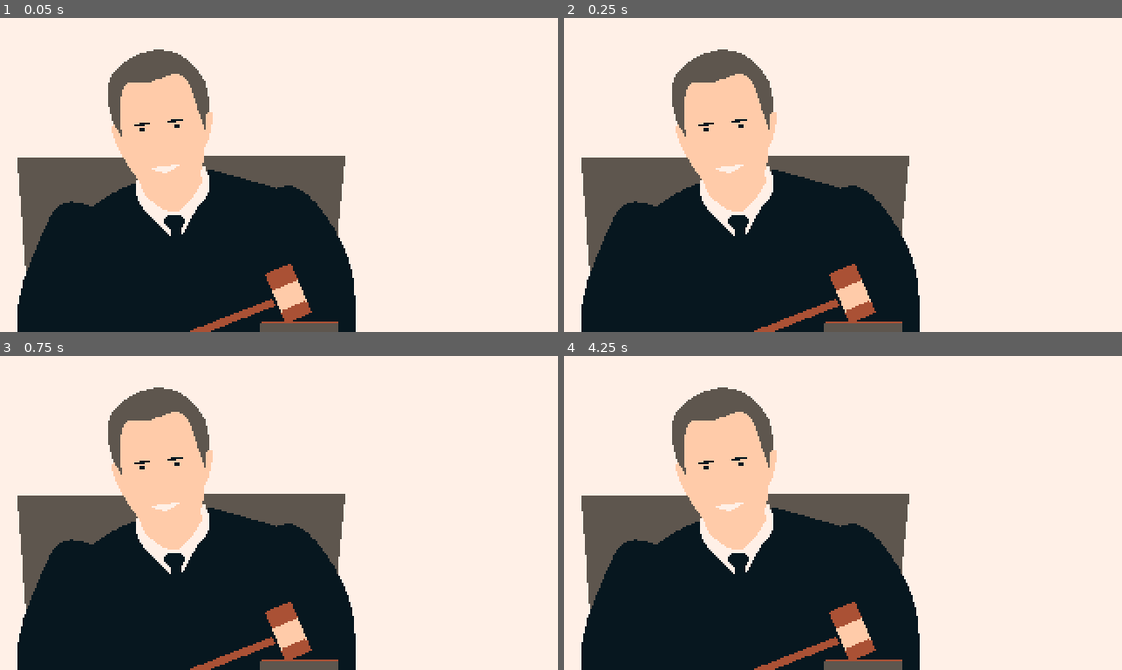
Above: before the commit, frames 1-4 (two rows, left to right).
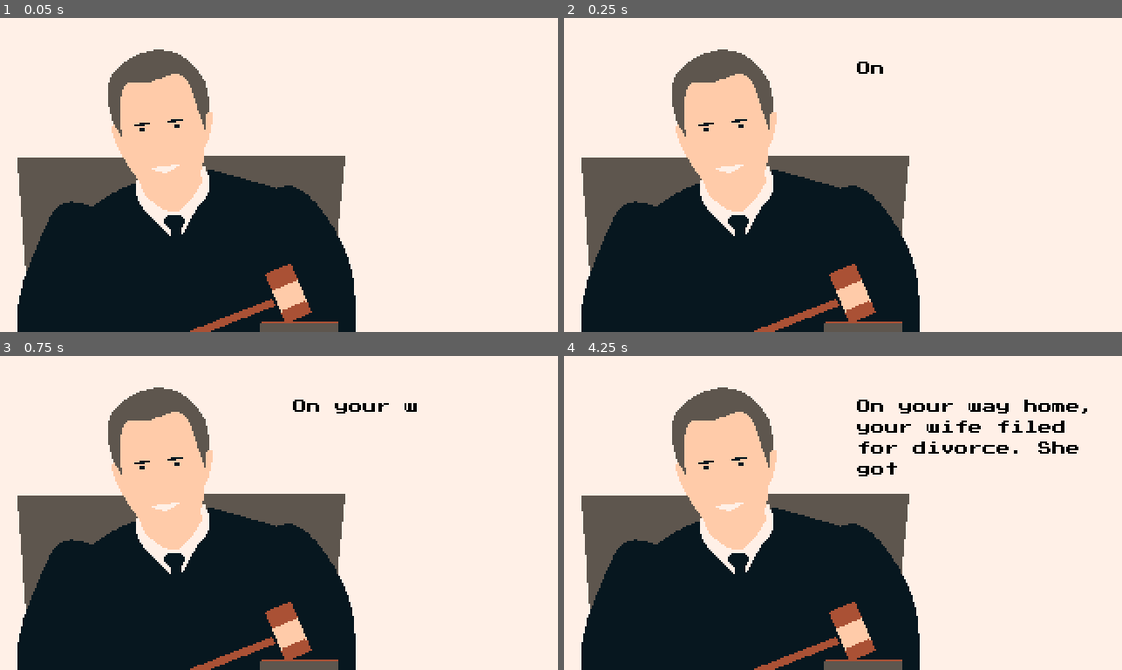
Above: after the commit, the same moments.

Repository: qhoang85/LD47
Game: Godot game, scene res://scenes/ending.tscn
Two runs of this game, one before a commit and one after it. Both use one fixed random seed, a clock stepped at 60 frames per second and the inputs below. This scene is started directly instead of the project's main scene.
Inputs (mouse positions are in pixels of both pictures, inside the frame that each line leads up to):
- Up to frame 1 (0.05 s): no input
- Up to frame 2 (0.25 s): no input
- Up to frame 3 (0.75 s): move the mouse to (401, 497) at 0.52 s; hold D (player_right) from 0.53 s (still down); hold Space (player_use) from 0.53 s (still down); click (401, 497) at 0.67 s
- Up to frame 4 (4.25 s): move the mouse to (731, 528) at 1.27 s; release D (player_right) at 1.28 s; release Space (player_use) at 1.28 s; hold S (player_down) 1.28-2.03 s; tap Space (player_use) at 1.35, 2.85 s; move the mouse to (898, 443) at 2.02 s; hold D (player_right) 2.03-2.78 s; hold Space (player_use) 2.03-2.78 s; move the mouse to (815, 575) at 2.77 s; hold W (player_up) 2.78-3.53 s; click (815, 575) at 2.92 s; tap Enter at 3.5 s; move the mouse to (1010, 560) at 3.52 s; hold A (player_left) from 3.53 s (still down); hold Space (player_use) from 3.53 s (still down)

Frame 1 is identical in both runs. In frame 2, less than 0.1% of the frame differs, in the area x 52-58%, y 13-18%; in frame 3, 0.3%; in frame 4, 1.6%, in the area x 52-94%, y 13-39%.
Error before the commit: Invalid set index 'visible' (on base: 'null instance') with value of type 'bool'. (res://scripts/ending.gd:20)

Commit message:
Fix

Diff:
--- a/scripts/ending.gd
+++ b/scripts/ending.gd
@@ -6,7 +6,6 @@
 onready var buttons = $Buttons
 onready var home_button = $Buttons/Home
 onready var quit_button = $Buttons/Quit
-onready var end = $End
 onready var doctor = $ending_doctor
 onready var robber = $ending_robber
 onready var judge = $ending_judge
@@ -17,7 +16,6 @@
 	randomize()
 	end_mode = ending.values()[(randi() % ending.size())]
 	buttons.visible = false
-	end.visible = false
 
 	match end_mode:
 		ending.DOCTOR:
